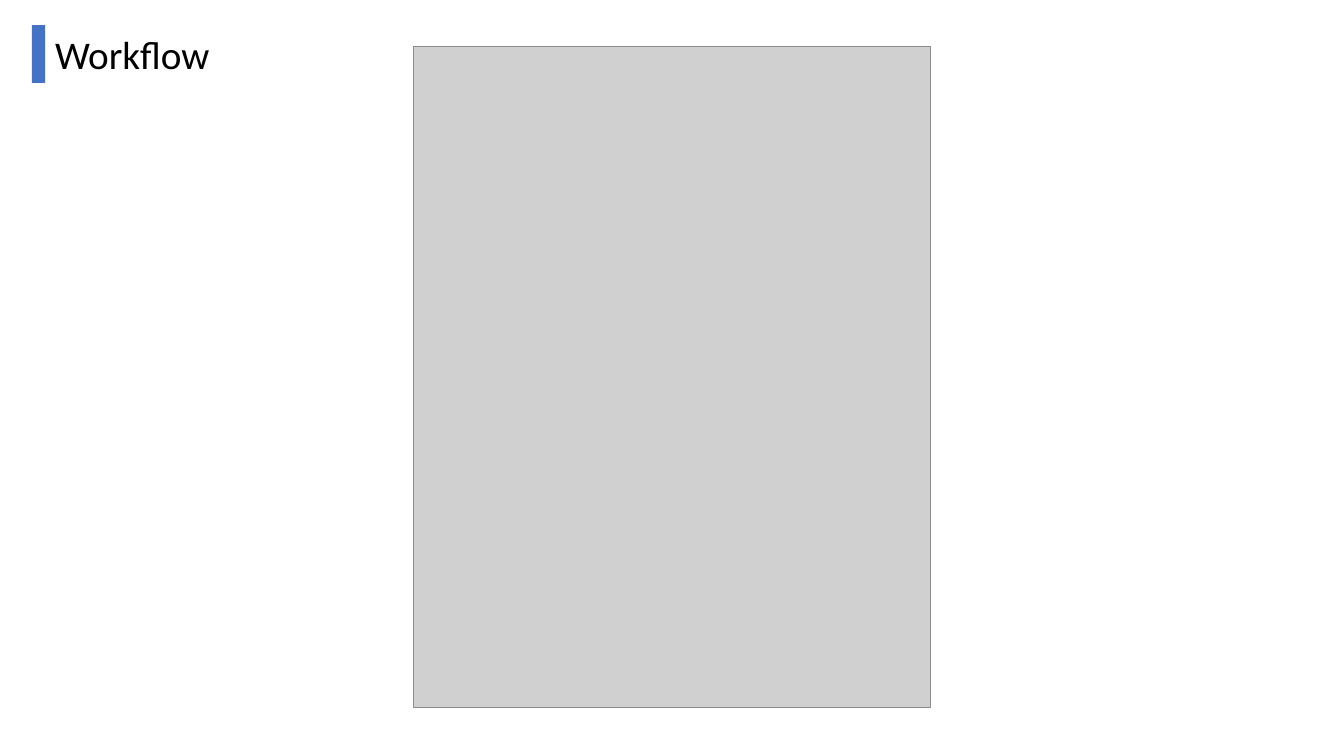
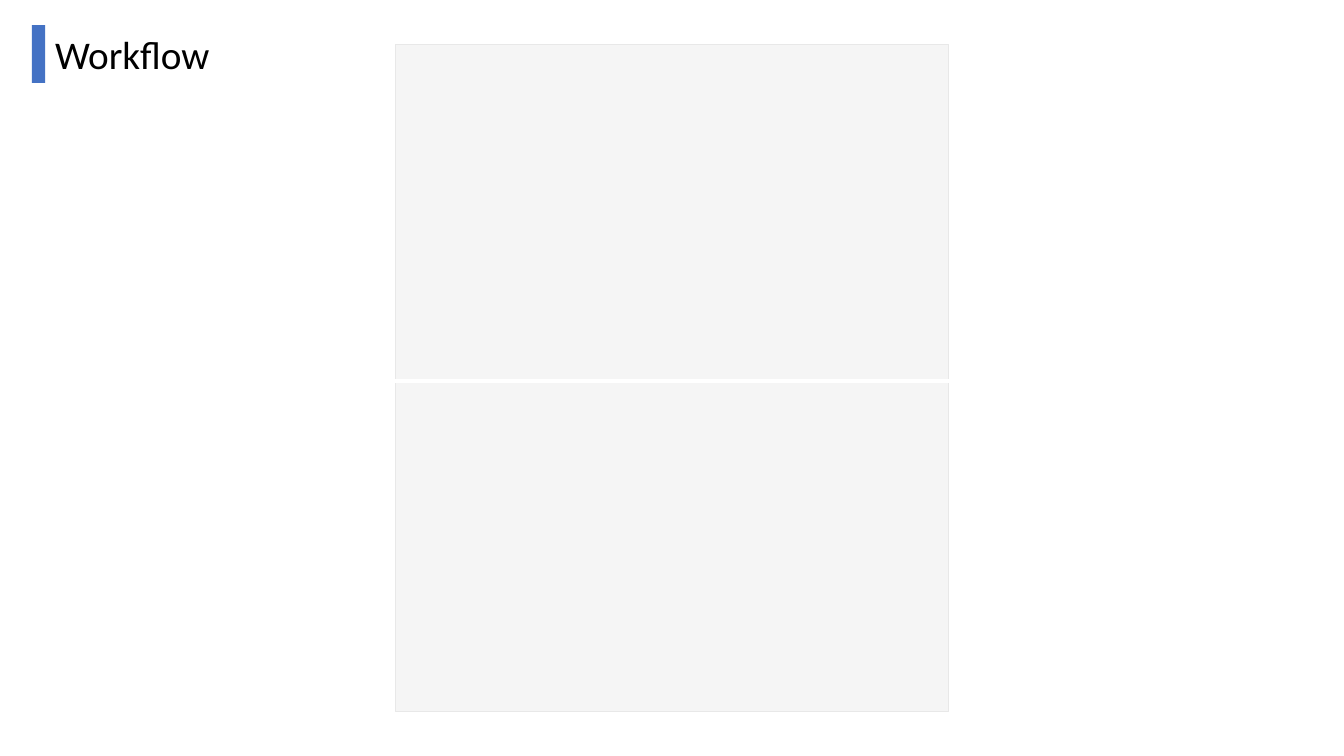
Before and after one commit to CatherineHao/Steerable-time-series-forecast, a slide deck: slide 4 of script(1).pptx (slide 3 before the commit). Drawn at 1344x756 pixels with LibreOffice and Linux fonts; fonts in the diff are those of the drawing; grey boxes stand for pictures. Boxes give left, top, right and bottom in pixels: in the first picture for what was removed or moved away, otherwise in the second. Text is boxed around its words. In the diff, an @@ line names an element or a change of style, - is before the commit and + after.

```diff
--- a/script(1).pptx
+++ b/script(1).pptx
@@ rectangle added at <box>380,39,965,380</box>, fill #FFFFFF at 80% opacity, outline #FFFFFF 1 pt @@
@@ picture: place and size @@
-picture at <box>414,46,931,707</box>
+picture at <box>395,44,949,712</box>
@@ rectangle added at <box>380,382,965,717</box>, fill #FFFFFF at 80% opacity, outline #FFFFFF 1 pt @@
```
Also in this commit, not shown: 1 other slide changed, 4 slides added, 2 slides removed, 3 other files.
